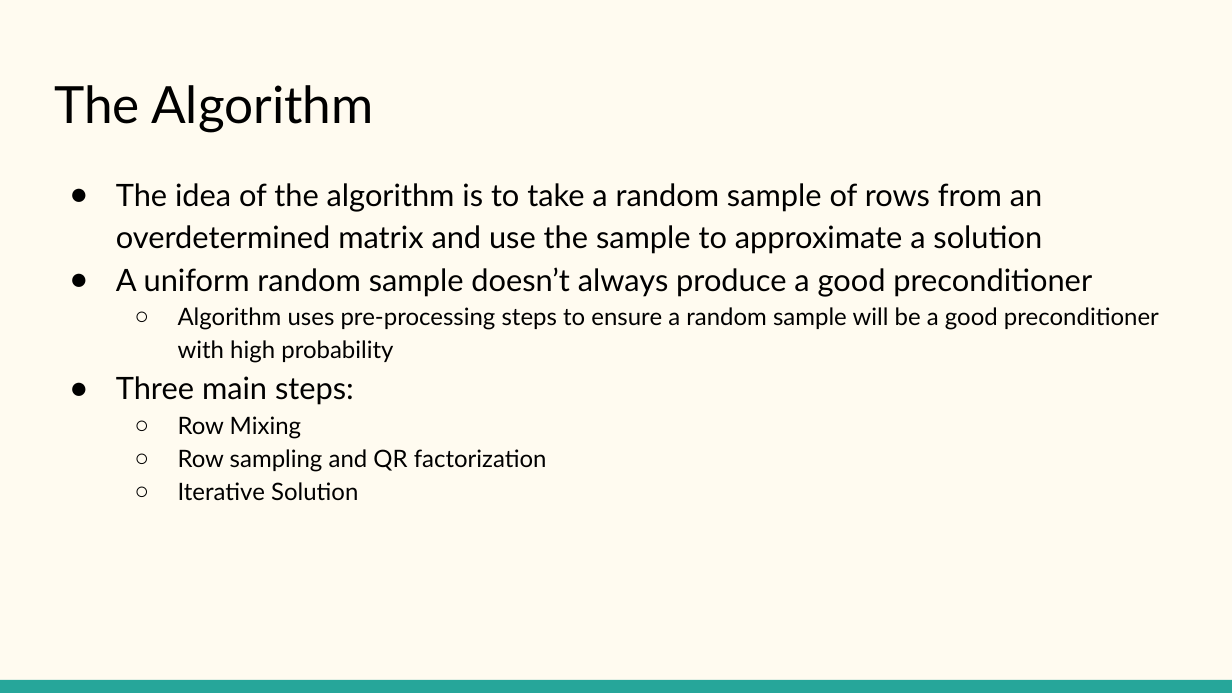
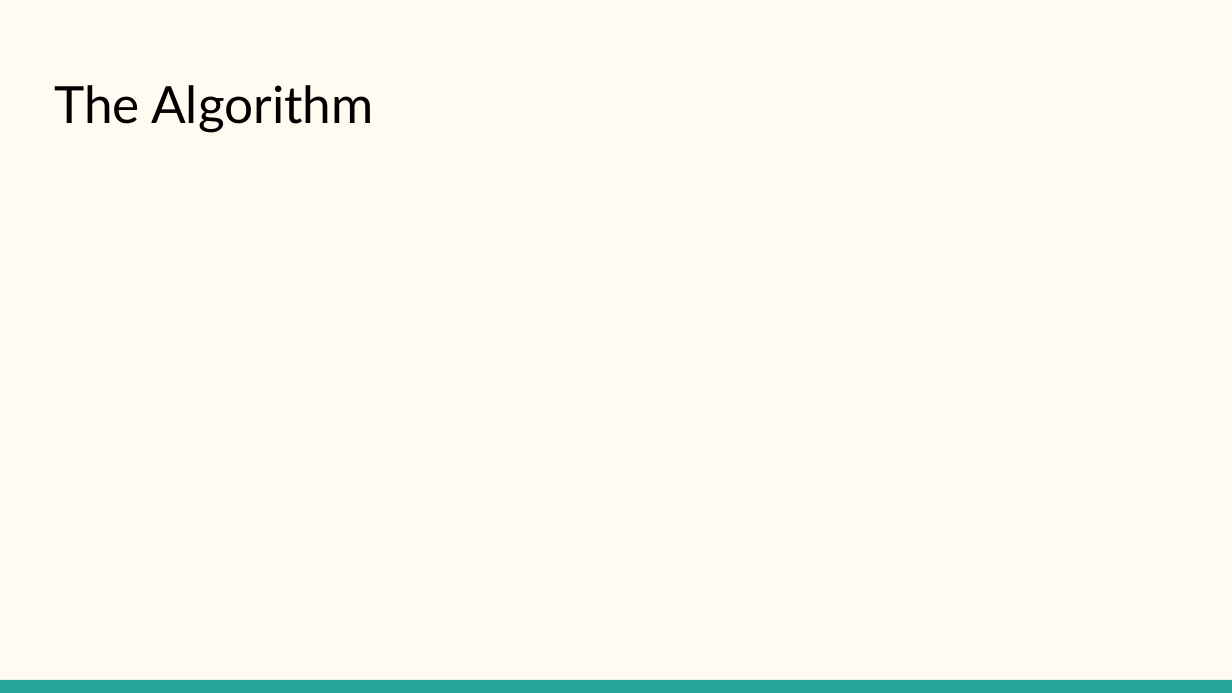
Before and after one commit to dolsob/Randomized-Algorithms-Project, a slide deck: slide 5 of Blendenpik Presentation.pptx. Drawn at 1232x693 pixels with LibreOffice and Linux fonts; fonts in the diff are those of the drawing; grey boxes stand for pictures. Boxes give left, top, right and bottom in pixels: in the first picture for what was removed or moved away, otherwise in the second. Text is boxed around its words. In the diff, an @@ line names an element or a change of style, - is before the commit and + after.

```diff
--- a/Blendenpik Presentation.pptx
+++ b/Blendenpik Presentation.pptx
@@ text removed at bbox=[116, 183, 1159, 501] @@
-● The idea of the algorithm is to take a random sample of rows from an overdetermined matrix and use the sample to approximate a solution
-● A uniform random sample doesn’t always produce a good preconditioner
-  ○ Algorithm uses pre-processing steps to ensure a random sample will be a good preconditioner with high probability
-● Three main steps:
-  ○ Row Mixing
-  ○ Row sampling and QR factorization
-  ○ Iterative Solution
```
Also in this commit, not shown: 5 other slides changed, 1 slide added, 1 other file.
